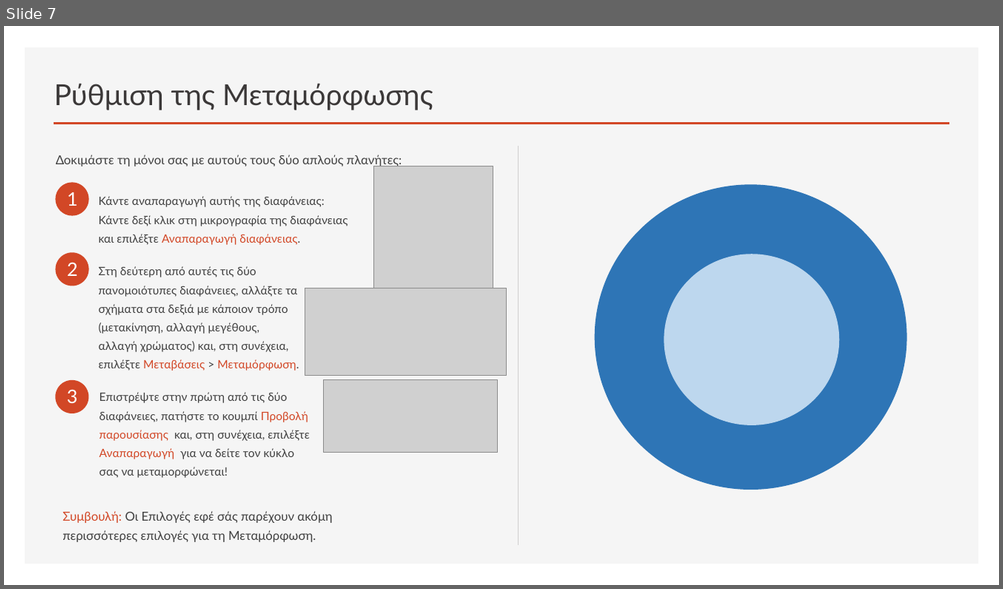
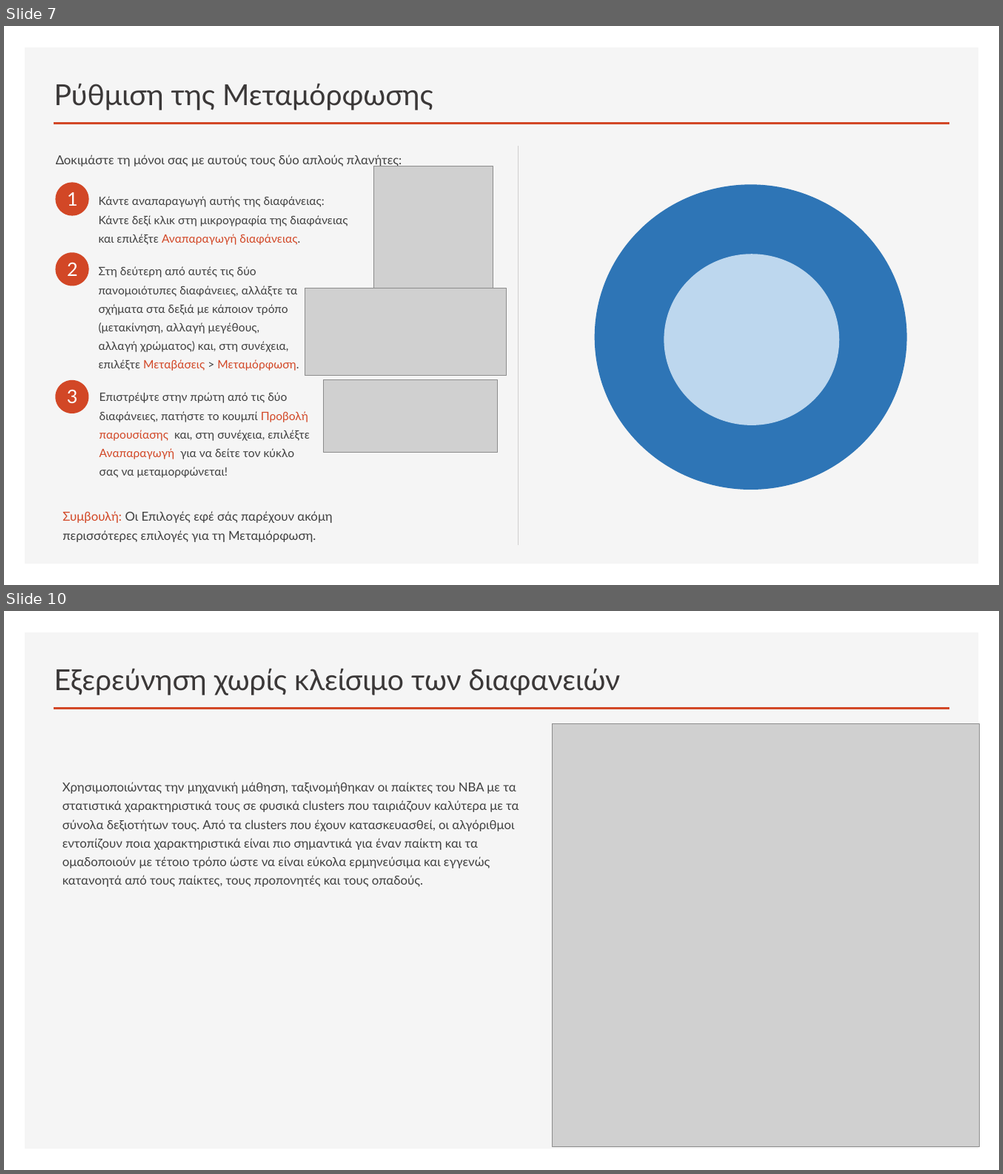
Before and after one commit to nikosbampis/Machine-Learning, a slide deck: machine-learning-12-13.pptx. Shown one above the other, each under a label of ours: slide 7 before the commit, slides 7 and 10 after it; the slides between them are not shown. The pictures are 1003x589 and 1003x1174 pixels, drawn with LibreOffice and Linux fonts; fonts in the diff are those of the drawing; grey boxes stand for pictures. Boxes give left, top, right and bottom in pixels: in the first picture for what was removed or moved away, otherwise in the second. Text is boxed around its words. In the diff, an @@ line names an element or a change of style, - is before the commit and + after.

```diff
--- a/machine-learning-12-13.pptx
+++ b/machine-learning-12-13.pptx
@@ slide 10 added at <box>4,611,999,1170</box>, background #FFFFFF; not listed: 2 template elements that a slide beside it also shows @@
@@ title added at <box>54,668,620,695</box>, 28 pt, text #3B3838 @@
+Εξερεύνηση χωρίς κλείσιμο των διαφανειών
@@ picture added at <box>552,723,980,1147</box> @@
@@ text added at <box>62,782,518,887</box>, 12 pt, text #404040 @@
+Χρησιμοποιώντας την μηχανική μάθηση, ταξινομήθηκαν οι παίκτες του NBA με τα στατιστικά χαρακτηριστικά τους σε φυσικά clusters που ταιριάζουν καλύτερα με τα σύνολα δεξιοτήτων τους. Από τα clusters που έχουν κατασκευασθεί, οι αλγόριθμοι εντοπίζουν ποια χαρακτηριστικά είναι πιο σημαντικά για έναν παίκτη και τα ομαδοποιούν με τέτοιο τρόπο ώστε να είναι εύκολα ερμηνεύσιμα και εγγενώς κατανοητά από τους παίκτες, τους προπονητές και τους οπαδούς.
```
Also in this commit, not shown: 2 slides changed, 3 other slides added, 4 slides removed.
